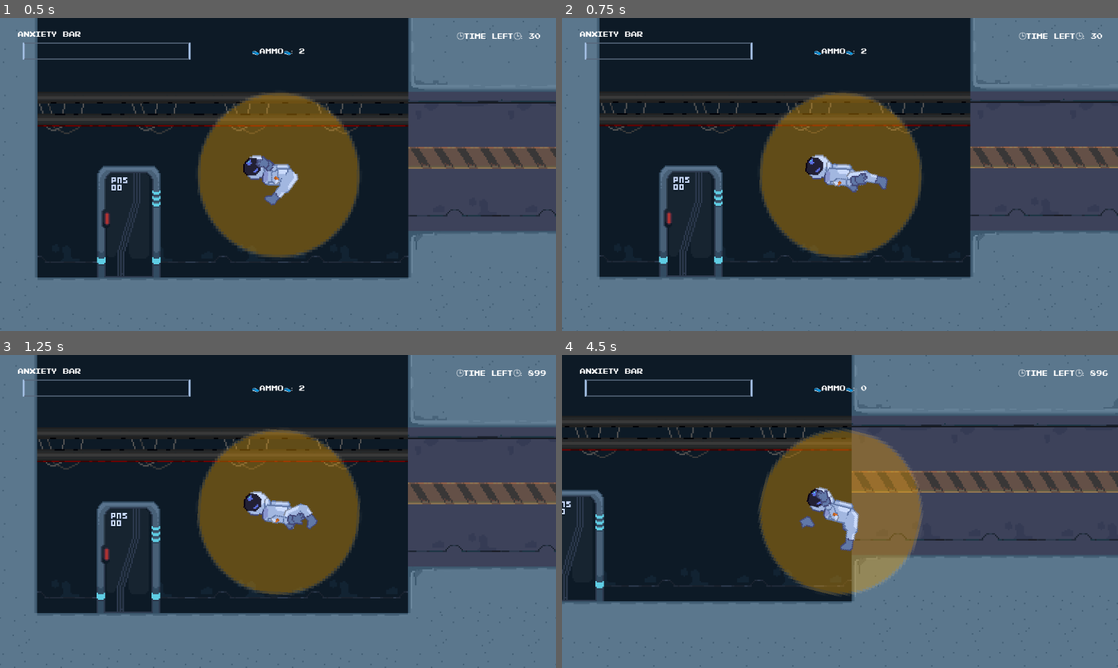
Above: before the commit, frames 1-4 (two rows, left to right).
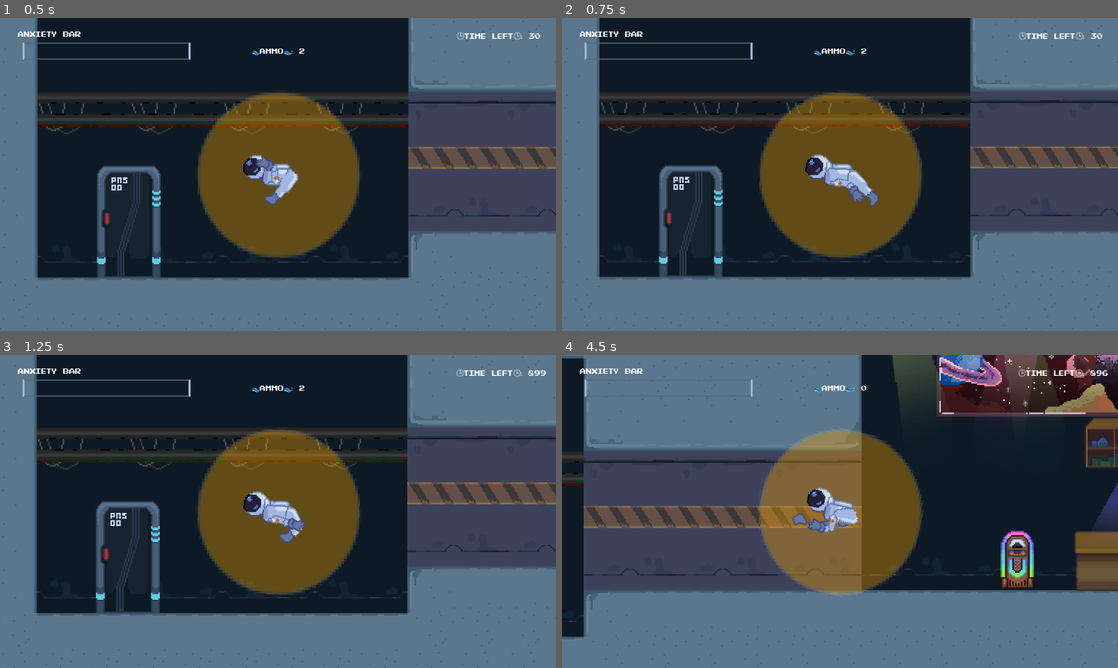
Above: after the commit, the same moments.

Repository: PiotrusWatson/last_party
Game: Godot game, scene res://worlds/piotrus_scene.tscn
Two runs of this game, one before a commit and one after it. Both use one fixed random seed, a clock stepped at 60 frames per second and the inputs below.
Inputs (mouse positions are in pixels of both pictures, inside the frame that each line leads up to):
- Up to frame 1 (0.5 s): no input
- Up to frame 2 (0.75 s): move the mouse to (962, 158) at 0.52 s; press the mouse at (962, 158) at 0.53 s
- Up to frame 3 (1.25 s): no input
- Up to frame 4 (4.5 s): move the mouse to (728, 527) at 1.27 s; release the mouse at (728, 527) at 1.28 s; right-click (728, 527) at 1.35 s; click (728, 527) at 1.55 s; move the mouse to (895, 442) at 2.02 s; press the mouse at (895, 442) at 2.03 s; move the mouse to (812, 574) at 2.77 s; release the mouse at (812, 574) at 2.78 s; tap E (Interact) at 2.85 s; click (812, 574) at 3.05 s; move the mouse to (1006, 558) at 3.52 s; press the mouse at (1006, 558) at 3.53 s; move the mouse to (673, 464) at 4.27 s; release the mouse at (673, 464) at 4.28 s; right-click (673, 464) at 4.35 s

Frame 1 is identical in both runs. In frame 2, 0.6% of the frame differs, in the area x 35-65%, y 23-77%; in frame 3, 1.5%; in frame 4, 73%, in the area x 0-100%, y 0-91%.

Commit message:
made the hands be above the player, made boot stronger

Diff:
--- a/prefabs/player/body_parts/left_arm.tscn
+++ b/prefabs/player/body_parts/left_arm.tscn
@@ -31,8 +31,6 @@
 
 [node name="Hand" parent="." instance=ExtResource("2_q3ljb")]
 position = Vector2(-6.89, 4.07)
-collision_layer = 0
-collision_mask = 0
 
 [node name="Beer" type="Area2D" parent="Hand" groups=["Beer"]]
 z_index = -1
--- a/prefabs/player/body_parts/left_arm_lower.tscn
+++ b/prefabs/player/body_parts/left_arm_lower.tscn
@@ -7,6 +7,8 @@
 height = 12.7692
 
 [node name="LeftArmLower" type="RigidBody2D"]
+collision_layer = 0
+collision_mask = 0
 mass = 0.01
 
 [node name="Sprite2D" type="Sprite2D" parent="."]
--- a/prefabs/player/body_parts/limb_mover.gd
+++ b/prefabs/player/body_parts/limb_mover.gd
@@ -13,6 +13,9 @@
 	pass
 
 func move_to_target(target: Vector2):
+	#apply_central_impulse(target * force)
+	hand.apply_central_impulse(target * force)
+func stretch_to_target(target: Vector2):
 	hand.apply_central_impulse(target * force)
 
 func activate_beer(is_active):
--- a/prefabs/player/player.gd
+++ b/prefabs/player/player.gd
@@ -46,6 +46,7 @@
 func _unhandled_input(event: InputEvent) -> void:
 	if event.is_action_pressed("Fire"):
 		arm.fire_arm()
+		left_arm.stretch_to_target(get_mouse_direction())
 	elif event.is_action_released("Fire"):
 		var thing = arm.release_arm()
 		if thing == null:
--- a/prefabs/player/player.tscn
+++ b/prefabs/player/player.tscn
@@ -46,7 +46,7 @@
 thing_to_throw = ExtResource("5_0tcwt")
 throw_location = NodePath("../../BodyParts/HandLocation")
 throw_force = 100.12
-recoil = 900.0
+recoil = 3000.0
 
 [node name="PersonalSpace" type="Area2D" parent="."]
 position = Vector2(0, 31.91)
